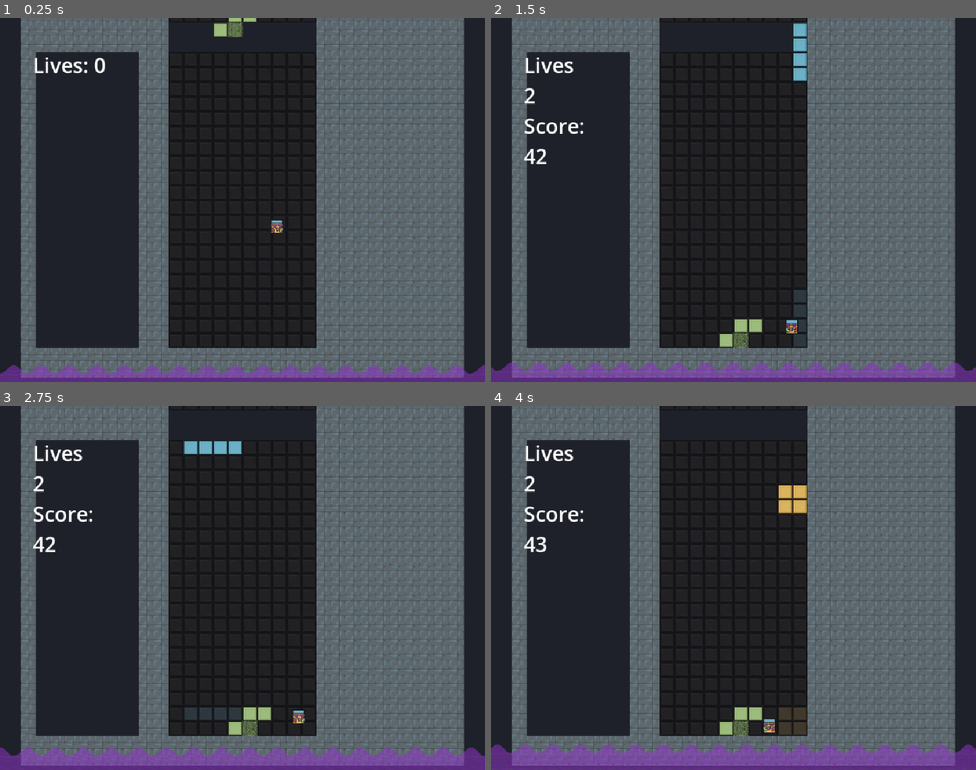
Above: before the commit, frames 1-4 (two rows, left to right).
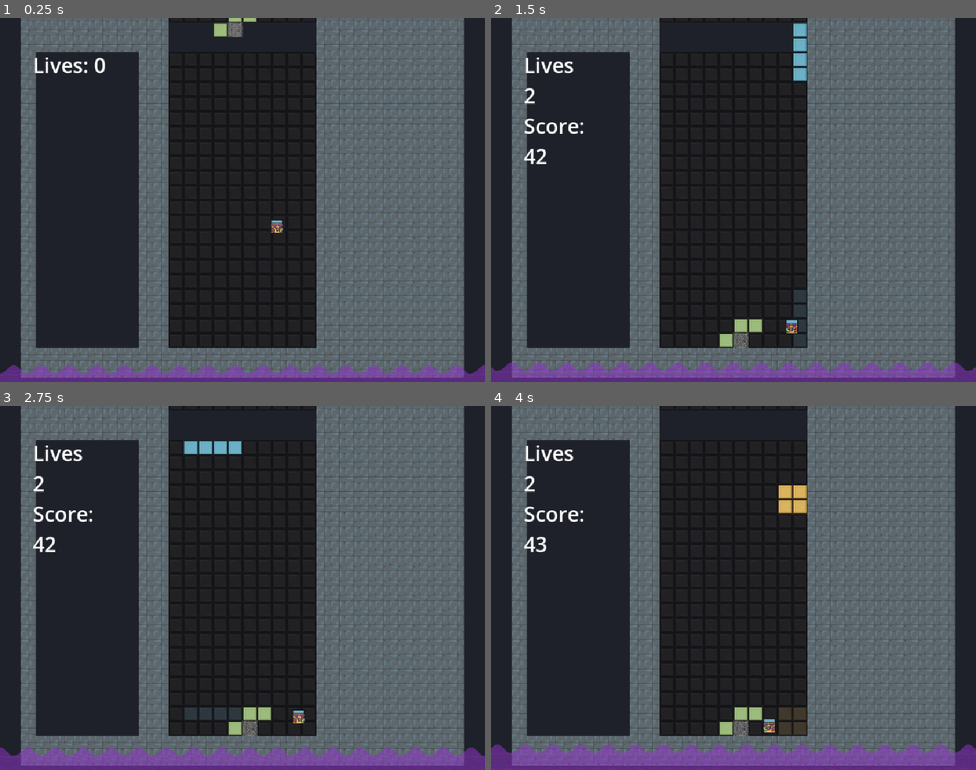
Above: after the commit, the same moments.

Repository: Lochi-dot-JPEG/twistris
Game: Godot game, scene res://locations/main.tscn
Same seed, same stepped clock (60 frames per second), same inputs: the game is played once before the commit and once after it.
Inputs:
- Up to frame 1 (0.25 s): no input
- Up to frame 2 (1.5 s): hold D (right) from 0.53 s (still down); tap Space (harddrop) at 0.6 s; tap W (rotate) at 1.35 s
- Up to frame 3 (2.75 s): release D (right) at 2.03 s; hold A (left) from 2.03 s (still down); tap E (rotateccw) at 2.1 s
- Up to frame 4 (4 s): release A (left) at 2.78 s; hold D (right) from 2.78 s (still down); tap S (softdrop) at 2.85 s; hold 1 from 3.53 s (still down)

The runs differ from the first frame. In frame 1, 0.1% of the frame differs, in the area x 46-50%, y 1-6%; in frame 2, less than 0.1%; in frame 3, less than 0.1%; in frame 4, less than 0.1%.

Commit message:
fix: filling outside of playfield

Diff:
--- a/entities/tetromino/explode_particles.tscn
+++ b/entities/tetromino/explode_particles.tscn
@@ -35,6 +35,7 @@
 color_ramp = SubResource("GradientTexture1D_ml8bh")
 
 [node name="ExplodeParticles" type="GPUParticles2D" unique_id=724571278]
+z_index = 1
 emitting = false
 amount = 64
 texture = SubResource("AtlasTexture_dbpif")
--- a/entities/tetromino/fill_particles.tscn
+++ b/entities/tetromino/fill_particles.tscn
@@ -24,7 +24,7 @@
 [sub_resource type="ParticleProcessMaterial" id="ParticleProcessMaterial_f770g"]
 particle_flag_disable_z = true
 emission_shape = 1
-emission_sphere_radius = 60.0
+emission_sphere_radius = 72.65
 spread = 180.0
 initial_velocity_min = 76.73
 initial_velocity_max = 76.73
@@ -35,10 +35,11 @@
 color_ramp = SubResource("GradientTexture1D_ml8bh")
 
 [node name="FillParticles" type="GPUParticles2D" unique_id=724571278]
+z_index = 1
 emitting = false
 amount = 64
 texture = SubResource("AtlasTexture_dbpif")
-lifetime = 0.56
+lifetime = 2.5799999999999996
 one_shot = true
 explosiveness = 1.0
 fixed_fps = 0
--- a/entities/tetromino/tetromino.gd
+++ b/entities/tetromino/tetromino.gd
@@ -177,14 +177,19 @@
 	type = _type
 	var bugged_block_index = randi() % 4
 	for i in 4:
+		var block_is_bugged = bugged and bugged_block_index == i
 		var block = blocks[i]
-		block.modulate = TYPE_COLORS[type]
-		block.get_node("%Bugged").visible = bugged and bugged_block_index == i
-
 		var ghost_block = ghost_blocks[i]
-		ghost_block.modulate = TYPE_COLORS[type]
+
+		if block_is_bugged:
+			block.modulate = Color.GRAY
+			ghost_block.modulate = Color.GRAY
+		else:
+			block.modulate = TYPE_COLORS[type]
+			ghost_block.modulate = TYPE_COLORS[type]
+		block.get_node("%Bugged").visible = block_is_bugged
 		ghost_block.modulate.a = 0.5
-		ghost_block.get_node("%Bugged").visible = bugged and bugged_block_index == i
+		ghost_block.get_node("%Bugged").visible = block_is_bugged
 
 	piece_rotation = 0
 	_load_rotation()
--- a/locations/board/board.gd
+++ b/locations/board/board.gd
@@ -204,13 +204,17 @@
 
 	for i in fill_points:
 		var test = point + (i * TILE_SIZE)
+		if test.x < -160 or test.x > 160:
+			continue
+		if test.y > 320 or test.x < -320:
+			continue
 		if not (test in present_positions):
 			var new_cell = Preload.BLOCK.instantiate()
 			add_child(new_cell)
 			new_cell.global_position = test
 			temporary_nodes.append(new_cell)
 			new_cell.collision_layer = 2
-			new_cell.modulate = Color.BROWN
+			new_cell.modulate = Color.GRAY
 
 
 
